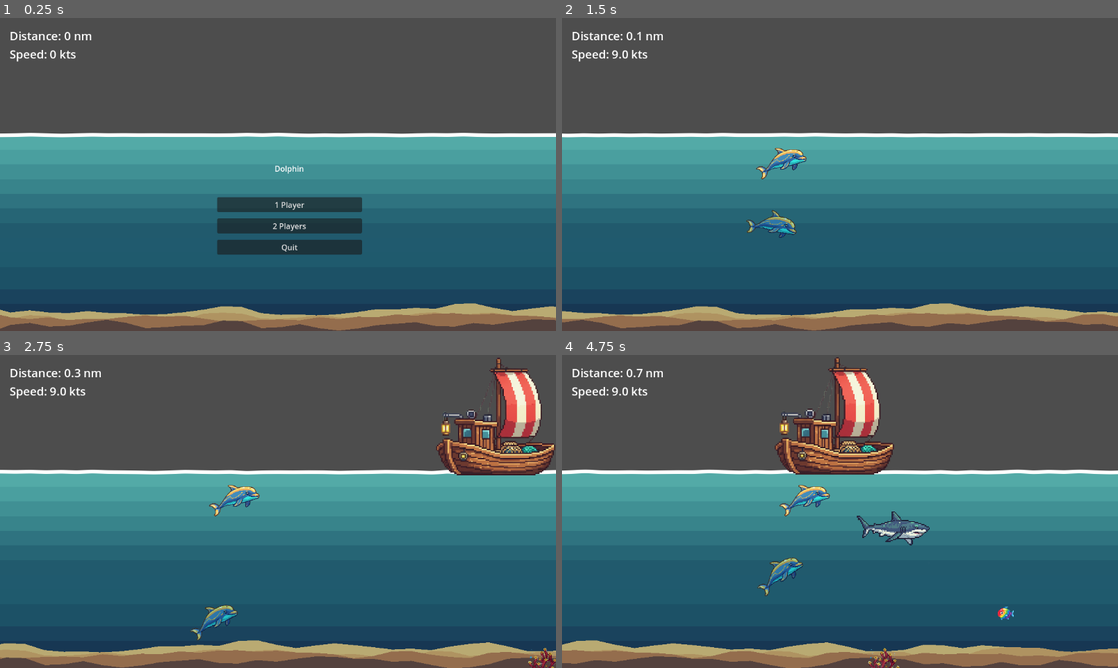
Above: before the commit, frames 1-4 (two rows, left to right).
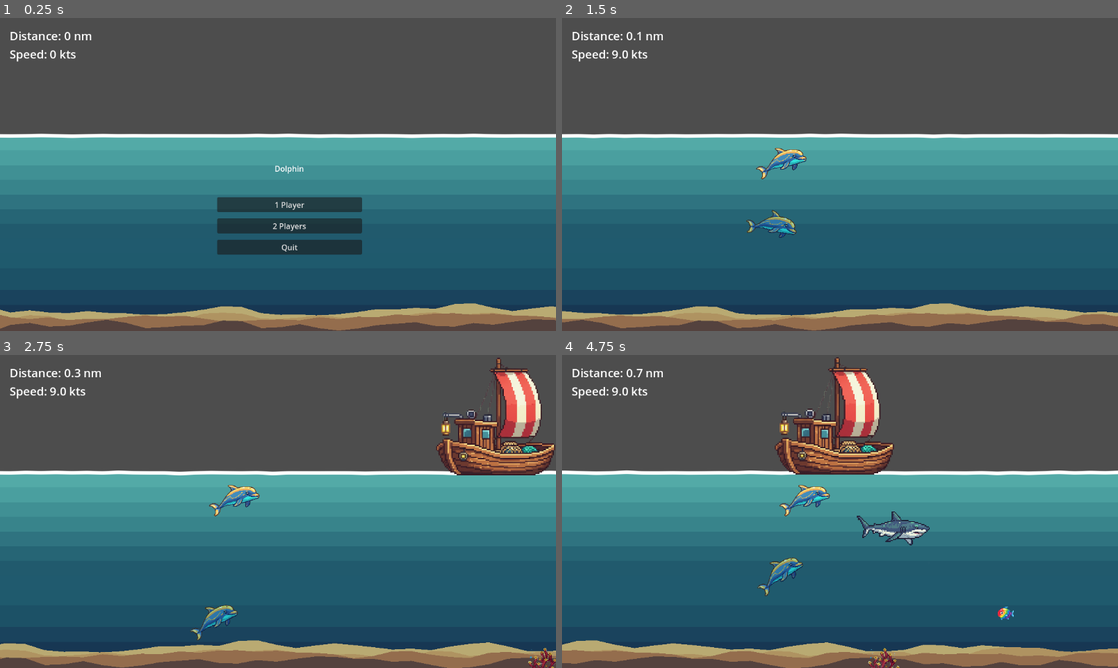
Above: after the commit, the same moments.

Repository: sandritalb/dolphin_ai
Game: Godot game, scene res://scenes/main.tscn
Two runs of this game, one before a commit and one after it. Both use one fixed random seed, a clock stepped at 60 frames per second and the inputs below.
Inputs:
- Up to frame 1 (0.25 s): no input
- Up to frame 2 (1.5 s): click "1 Player" at 0.5 s; tap Enter (ui_accept) at 1.25 s; hold Right (ui_right) from 1.28 s (still down)
- Up to frame 3 (2.75 s): tap Enter (ui_accept) at 1.52, 2.27 s; release Right (ui_right) at 2.03 s; hold Down (ui_down) from 2.03 s (still down)
- Up to frame 4 (4.75 s): release Down (ui_down) at 2.78 s; hold Right (ui_right) 2.78-3.53 s; hold Up (ui_up) 3.53-4.28 s; tap Enter (ui_accept) at 3.77, 4.52 s; hold Left (ui_left) from 4.28 s (still down)

The runs differ from the first frame. In frame 1, 0.7% of the frame differs, in the area x 0-100%, y 36-39%; in frame 2, 0.7%; in frame 3, 0.6%; in frame 4, 0.7%.

Commit message:
feat: Update water body positioning and spring recycling logic for improved performance

Diff:
--- a/scenes/main.tscn
+++ b/scenes/main.tscn
@@ -28,7 +28,7 @@
 
 [node name="WaterBody" parent="background" instance=ExtResource("4_eb6dy")]
 process_mode = 3
-position = Vector2(-800, -2)
+position = Vector2(-773, 0)
 k = 0.02
 d = 0.04
 spring_number = 50
--- a/water_demo/water_body.gd
+++ b/water_demo/water_body.gd
@@ -118,27 +118,32 @@
 		return
 
 	var current_camera_x = camera.global_position.x
-	var camera_delta = current_camera_x - last_camera_x
-
-	# Only process if camera moved right significantly
-	if camera_delta < distance_between_springs:
-		return
-
-	last_camera_x = current_camera_x
-
-	# Take the first spring (leftmost) and move it to the end (rightmost)
+
+	# Get the global X position of the first spring
 	var first_spring = springs[0]
-	var last_spring = springs[springs.size() - 1]
-
-	# Move first spring to be after the last spring
-	first_spring.position.x = last_spring.position.x + distance_between_springs
-	first_spring.velocity = 0
-	first_spring.height = first_spring.target_height
-	first_spring.position.y = first_spring.target_height
-
-	# Remove from front and add to back
-	springs.pop_front()
-	springs.push_back(first_spring)
+	var first_spring_global_x = global_position.x + first_spring.position.x
+
+	# Get viewport width to know when spring is off-screen
+	var viewport_width = get_viewport().get_visible_rect().size.x
+	var left_edge = current_camera_x - (viewport_width / 2) - (distance_between_springs * 5)
+
+	# Only recycle when the first spring is off the left edge of the screen
+	while first_spring_global_x < left_edge:
+		var last_spring = springs[springs.size() - 1]
+
+		# Move first spring to be after the last spring
+		first_spring.position.x = last_spring.position.x + distance_between_springs
+		first_spring.velocity = 0
+		first_spring.height = first_spring.target_height
+		first_spring.position.y = first_spring.target_height
+
+		# Remove from front and add to back
+		springs.pop_front()
+		springs.push_back(first_spring)
+
+		# Update for next iteration
+		first_spring = springs[0]
+		first_spring_global_x = global_position.x + first_spring.position.x
 
 
 func splash(index: int, velocity: float) -> void:
